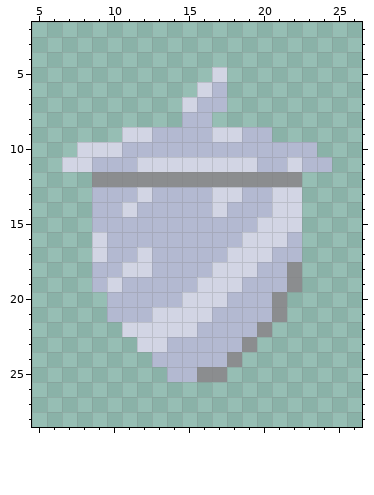
Pixel-art file: src/Assets/ASE Files/Entities/Pickups/Progression/spr_silverAcorn.aseprite. This is how it looked before the edit.
32x32 pixels, 1 frame. Shown: x 5..26, y 2..28.
The same view after the edit:
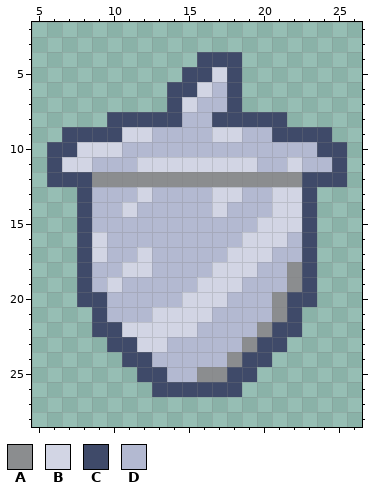
Palette (. is transparent): A #8b8d8f  B #d2d5e4  C #3f4a69  D #b3b9d1
What changed:
Layer "Layer 3":
The author put colour C in row 4 at x 16 to 18; in row 5 at x 15 to 16 and 18; in row 6 at x 14 to 15 and 18; in row 7 at x 14 and 18; in row 8 at x 10 to 14 and 17 to 21; in row 9 at x 7 to 10 and 21 to 24.
The author put colour C in row 10 at x 6 to 7 and 24 to 25; in row 11 at x 6 and 25; in row 12 at x 6 to 8 and 23 to 25; in rows 13 to 19 at x 8 and 23; in row 20 at x 8 to 9 and 22 to 23; in row 21 at x 9 and 22.
The author put colour C in row 22 at x 9 to 10 and 21 to 22; in row 23 at x 10 to 11 and 20 to 21; in row 24 at x 11 to 12 and 19 to 20; in row 25 at x 12 to 13 and 18 to 19; in row 26 at x 13 to 18.
